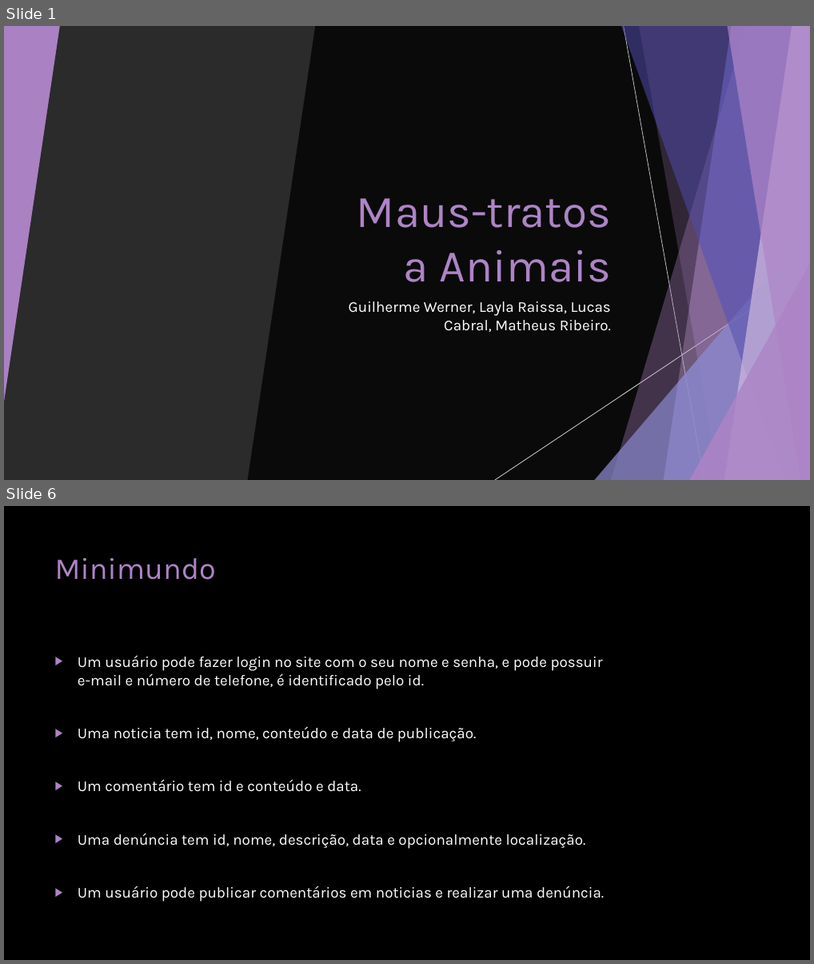
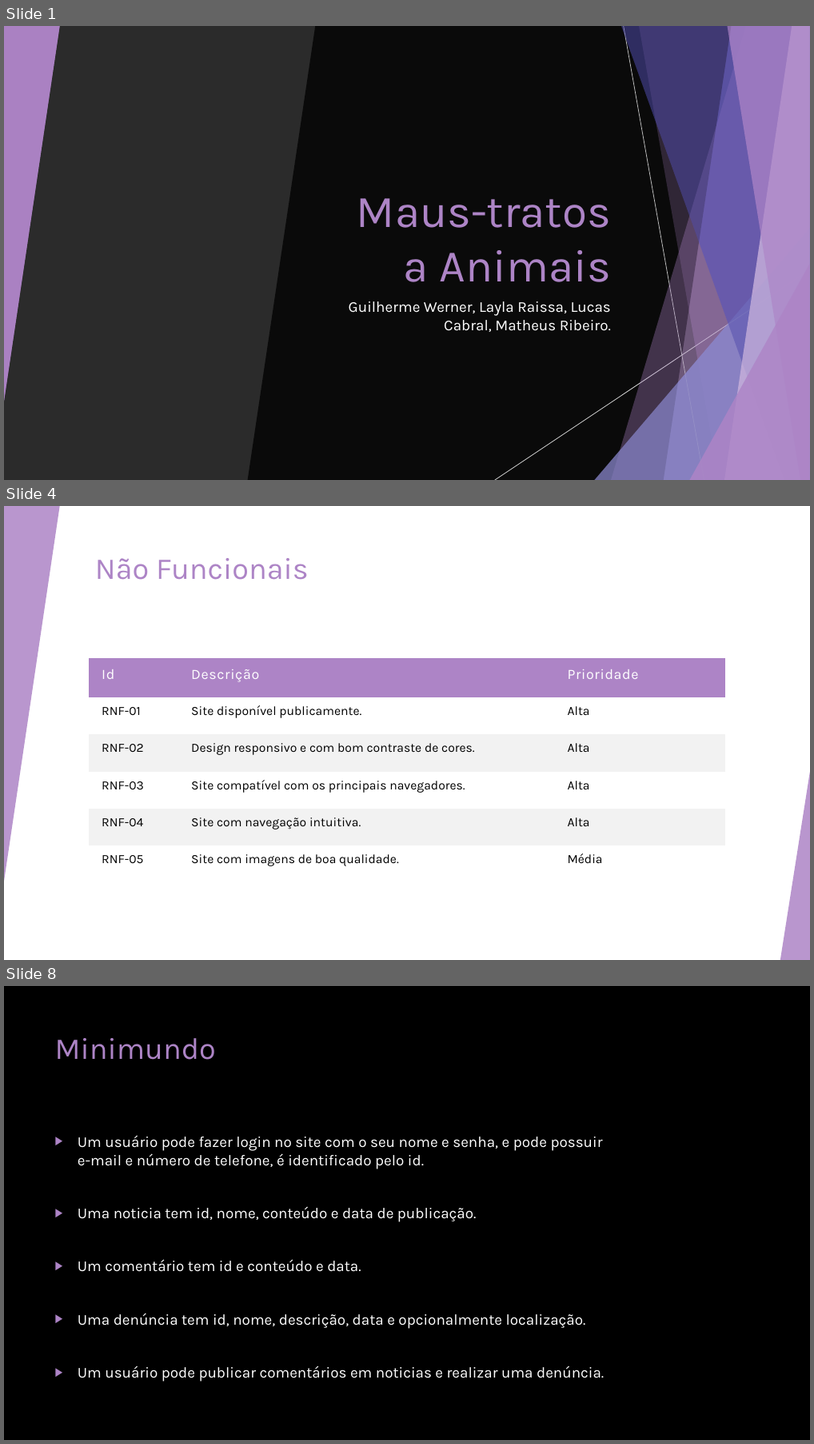
Before and after one commit to guilhermewerner/ti2, a slide deck: Documentation/Sprint-2.pptx. Shown one above the other, each under a label of ours: slides 1 and 6 before the commit, slides 1, 4 and 8 after it; the slides between them are not shown. The pictures are 814x964 and 814x1444 pixels, drawn with LibreOffice and Linux fonts; fonts in the diff are those of the drawing; background and template pictures are left out; a plain dark background stands for a picture behind light text. Boxes give left, top, right and bottom in pixels: in the first picture for what was removed or moved away, otherwise in the second. Text is boxed around its words. In the diff, an @@ line names an element or a change of style, - is before the commit and + after.

```diff
--- a/Documentation/Sprint-2.pptx
+++ b/Documentation/Sprint-2.pptx
@@ slide 4 added at (x1=4, y1=506, x2=810, y2=960), background #FFFFFF; not listed: 8 template elements that a slide beside it also shows @@
@@ rectangle added at (x1=4, y1=506, x2=810, y2=960), fill #FFFFFF @@
@@ triangle added at (x1=4, y1=506, x2=60, y2=881), fill #AD84C6 at 85% opacity @@
@@ line added from (624, 506) to (705, 960), #BFBFBF 0.75 pt @@
@@ title added at (x1=95, y1=558, x2=309, y2=580), 36 pt, text #AD84C6 @@
+Não Funcionais
@@ table added at (x1=90, y1=658, x2=726, y2=883), 6 rows, 3 columns @@
+Id | Descrição | Prioridade
+RNF-01 | Site disponível publicamente. | Alta
+RNF-02 | Design responsivo e com bom contraste de cores. | Alta
+RNF-03 | Site compatível com os principais navegadores. | Alta
+RNF-04 | Site com navegação intuitiva. | Alta
+RNF-05 | Site com imagens de boa qualidade. | Média
@@ line added from (810, 750) to (495, 960), #D9D9D9 0.75 pt @@
@@ triangle added at (x1=781, y1=772, x2=810, y2=960), fill #AD84C6 at 85% opacity @@
@@ what was slide 6 is now slide 8 @@
```
Also in this commit, not shown: 8 slides changed, 3 other slides added, 1 slide removed, 8 other files.
